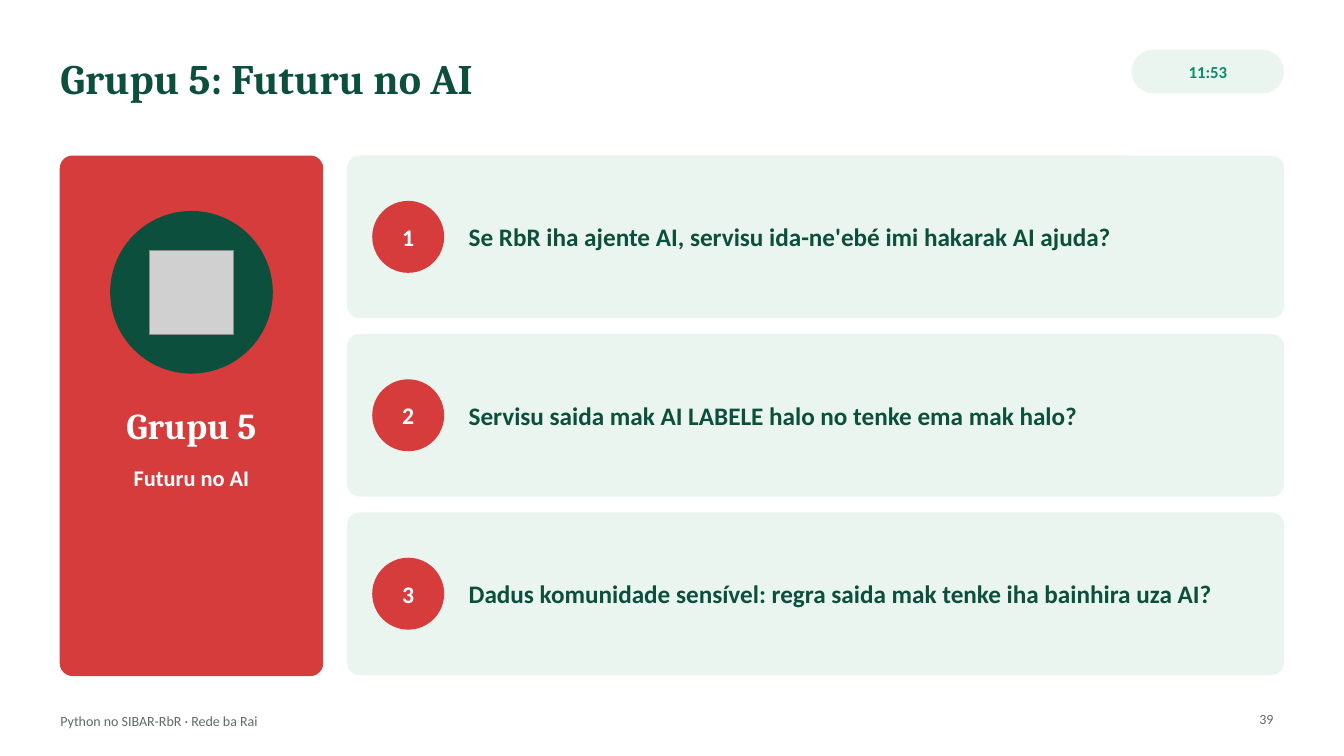
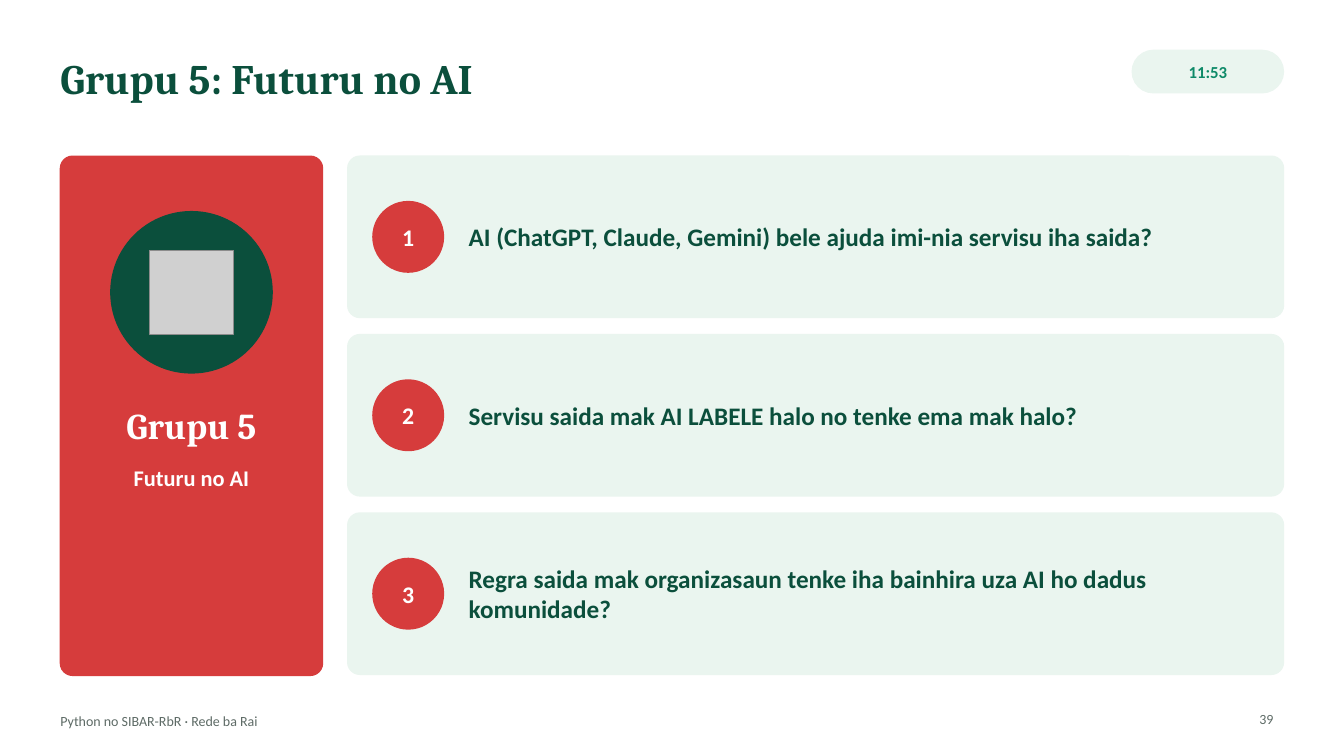
Before and after one commit to Odoly23/SMKRE, a slide deck: slide 39 of docs/formasaun/RbR_Sesaun_Python_SIBAR-RbR.pptx. Drawn at 1344x756 pixels with LibreOffice and Linux fonts; fonts in the diff are those of the drawing; grey boxes stand for pictures. Boxes give left, top, right and bottom in pixels: in the first picture for what was removed or moved away, otherwise in the second. Text is boxed around its words. In the diff, an @@ line names an element or a change of style, - is before the commit and + after.

```diff
--- a/docs/formasaun/RbR_Sesaun_Python_SIBAR-RbR.pptx
+++ b/docs/formasaun/RbR_Sesaun_Python_SIBAR-RbR.pptx
@@ text at (469,227,1152,251): text changed @@
-Se RbR iha ajente AI, servisu ida-ne'ebé imi hakarak AI ajuda?
+AI (ChatGPT, Claude, Gemini) bele ajuda imi-nia servisu iha saida?
@@ text at (469,570,1146,618): text changed @@
-Dadus komunidade sensível: regra saida mak tenke iha bainhira uza AI?
+Regra saida mak organizasaun tenke iha bainhira uza AI ho dadus komunidade?
```
Also in this commit, not shown: 6 other slides changed, 1 other file.
